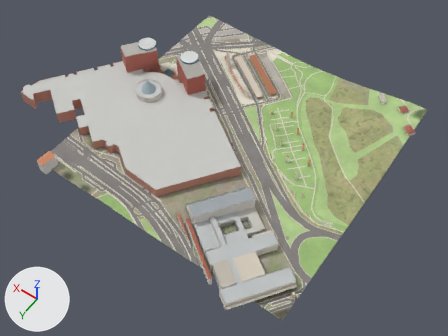
Before and after pictures for a commit that changed the glTF model public/tiles/benfica/t_2_0.glb.
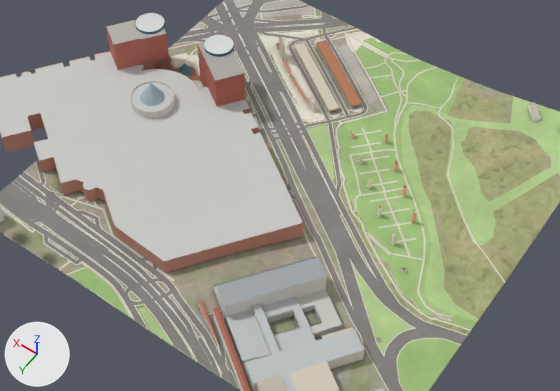
There are two pictures of each version: one whole from a camera (50 mm lens) standing at (-4829.0, 5108.0, 928.0) and looking at (-4430.0, 4549.0, 50.0), one close up on the part from 12% to 89% of the width and 9% to 80% of the height. Lighting does not change. The marker at lower left points along +X, +Y and +Z. The first two pictures are the older version. Where no turn or scale is listed for an object, it has been applied to the vertices. Vertices at exactly the same position are counted once.

Names of what the first close-up shows: 'buildings', 'terrain'.
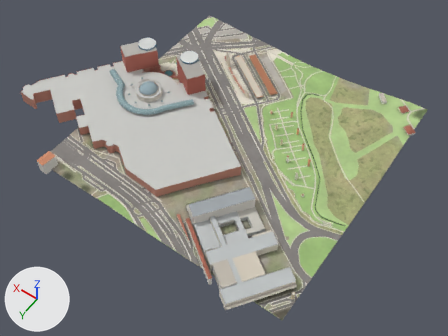
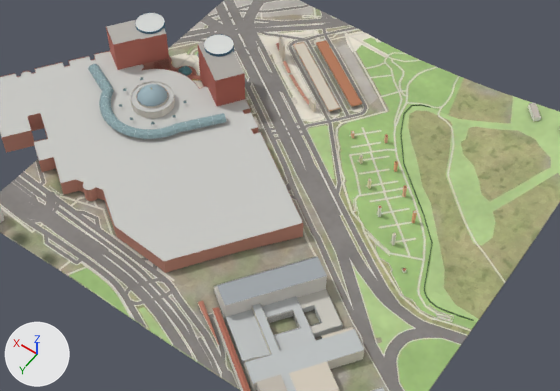
Diff of the bpy script that builds the scene:
```diff
--- a/public/tiles/benfica/t_2_0.glb.py
+++ b/public/tiles/benfica/t_2_0.glb.py
@@ me_buildings @@
 # used by ob_buildings; location = (-4357.6, 4518.1, 106.7)
-me_buildings.from_pydata(...)  # 3153 vertices, 4371 faces; spans x -324.0..324.0, y -267.0..267.0, z -37.0..37.0
+me_buildings.from_pydata(...)  # 4685 vertices, 6629 faces; spans x -324.0..324.0, y -267.0..267.0, z -37.0..37.0
+# me_buildings part 1: 19 vertices moved from x 103.0..138.0, y -72.0..18.0, z -6.0..26.0 to x 103.0..138.0, y -18.0..18.0, z 6.0..11.0; 50 vertices removed from x 104.0..139.0, y -72.0..0.0, z -6.0..26.0; 1458 vertices added at x 32.0..216.0, y -80.0..60.0, z -20.0..21.0
+# me_buildings part 2: 112 vertices added at x -314.0..-108.0, y -205.0..38.0, z -36.0..-30.0
+# me_buildings part 3: 31 kept faces spanning x 103.0..139.0, y -18.0..18.0, z -22.0..7.0 get new vertex colours; the middle colour goes from dark red #660000 to dark red #7a0000
+# other edits to the shape of me_buildings do not show in these pictures
 me_buildings.materials.append(mat_buildings)
```

Location of each change, [x1, y1, x2, y2] in pixels of the close-ups (560 x 391 px):
part 1 of me_buildings, built on
    before: [140, 63, 192, 106]
    after: [88, 63, 227, 139]
part 2 of me_buildings, added
    after: [400, 104, 474, 321]
part 3 of me_buildings, recoloured
    before: [140, 84, 162, 106]
    after: [136, 84, 168, 108]
